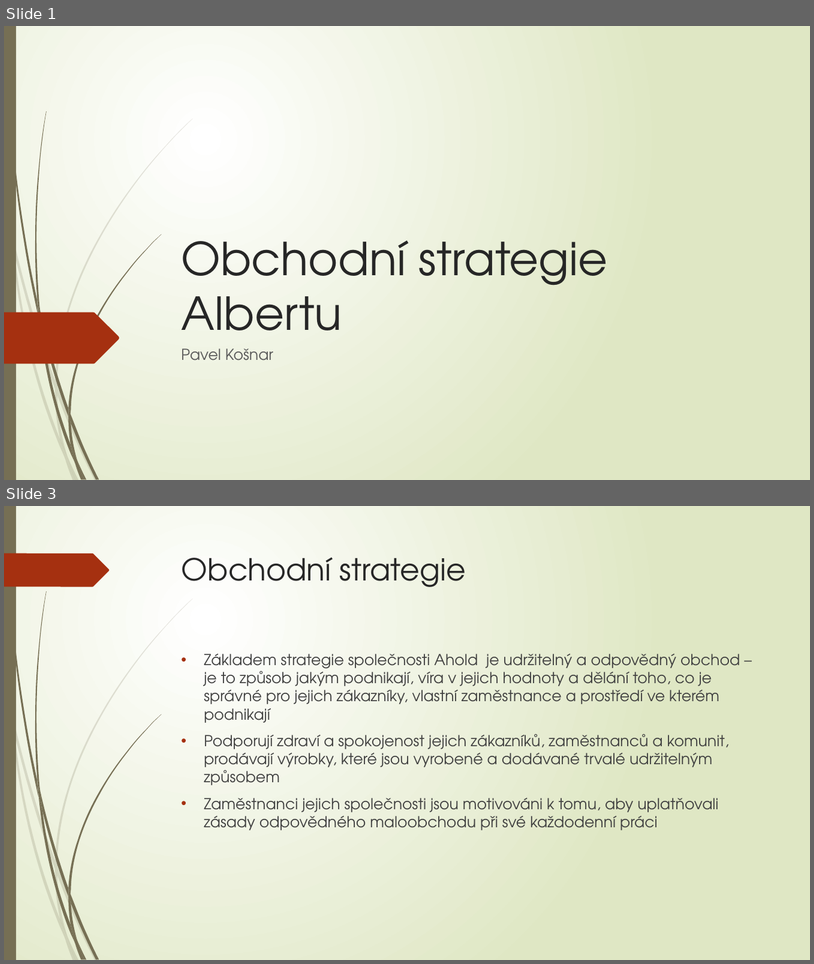
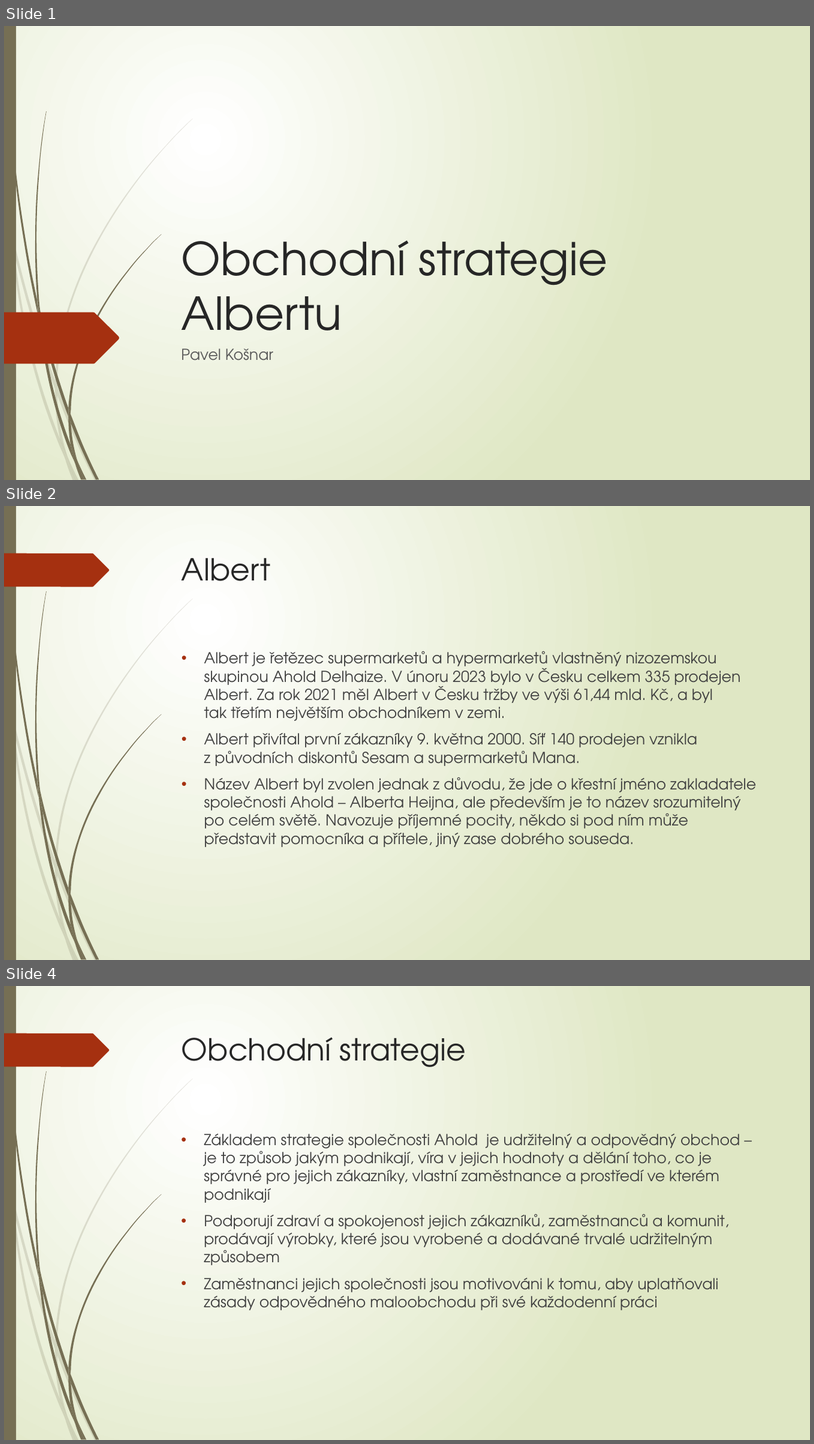
Before and after one commit to PavelKosnar/zajimavosti, a slide deck: Obchodní strategie Albertu.pptx. Shown one above the other, each under a label of ours: slides 1 and 3 before the commit, slides 1, 2 and 4 after it; the slides between them are not shown. The pictures are 814x964 and 814x1444 pixels, drawn with LibreOffice and Linux fonts; fonts in the diff are those of the drawing. Boxes give left, top, right and bottom in pixels: in the first picture for what was removed or moved away, otherwise in the second. Text is boxed around its words. In the diff, an @@ line names an element or a change of style, - is before the commit and + after.

```diff
--- a/Obchodní strategie Albertu.pptx
+++ b/Obchodní strategie Albertu.pptx
@@ slide 2 added at [4, 506, 810, 960], background gradient #FFFFFF to #DFE8C4; not listed: 24 template elements that a slide beside it also shows @@
@@ title added at [182, 558, 270, 581], 36 pt, text #262626 @@
+Albert
@@ text added at [204, 651, 756, 847], 18 pt, text #404040 @@
+• Albert je řetězec supermarketů a hypermarketů vlastněný nizozemskou skupinou Ahold Delhaize. V únoru 2023 bylo v Česku celkem 335 prodejen Albert. Za rok 2021 měl Albert v Česku tržby ve výši 61,44 mld. Kč, a byl tak třetím největším obchodníkem v zemi.
+• Albert přivítal první zákazníky 9. května 2000. Síť 140 prodejen vznikla z původních diskontů Sesam a supermarketů Mana.
+• Název Albert byl zvolen jednak z důvodu, že jde o křestní jméno zakladatele společnosti Ahold – Alberta Heijna, ale především je to název srozumitelný po celém světě. Navozuje příjemné pocity, někdo si pod ním může představit pomocníka a přítele, jiný zase dobrého souseda.
@@ what was slide 3 is now slide 4 @@
```
Also in this commit, not shown: 1 slide changed.
